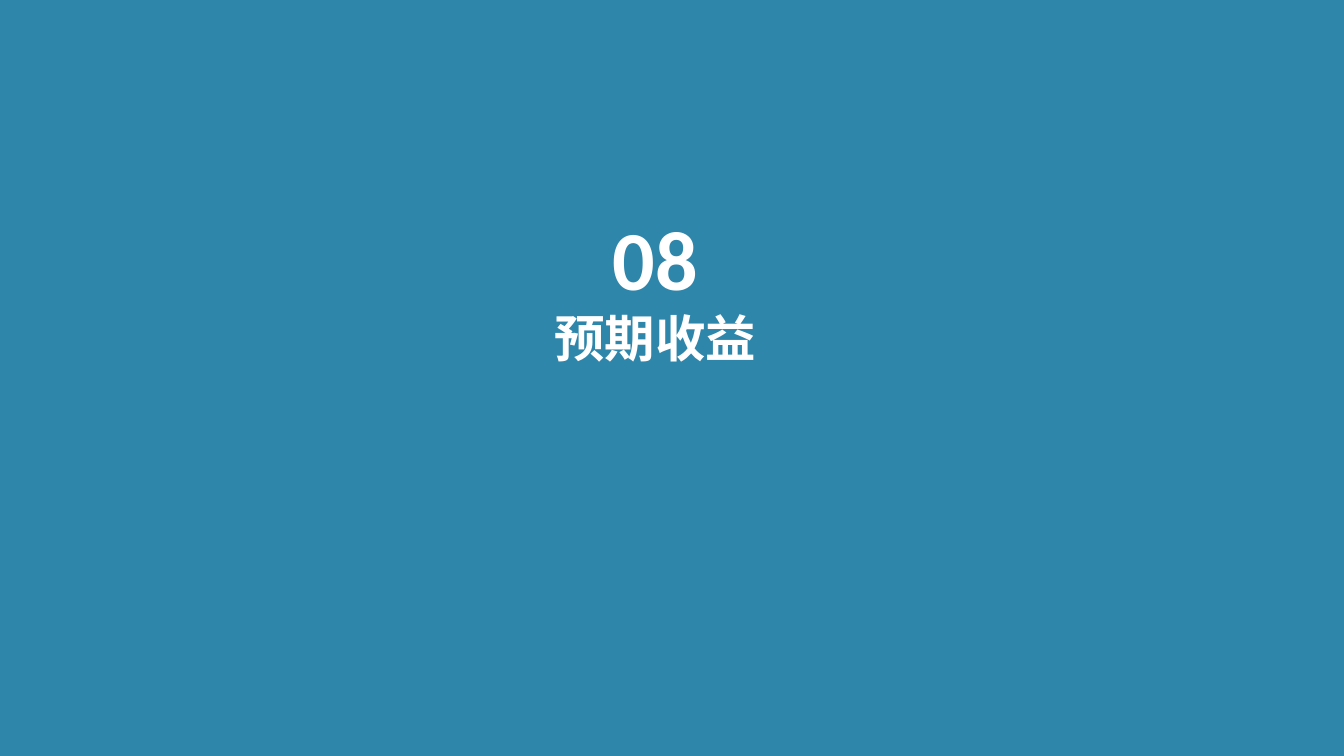
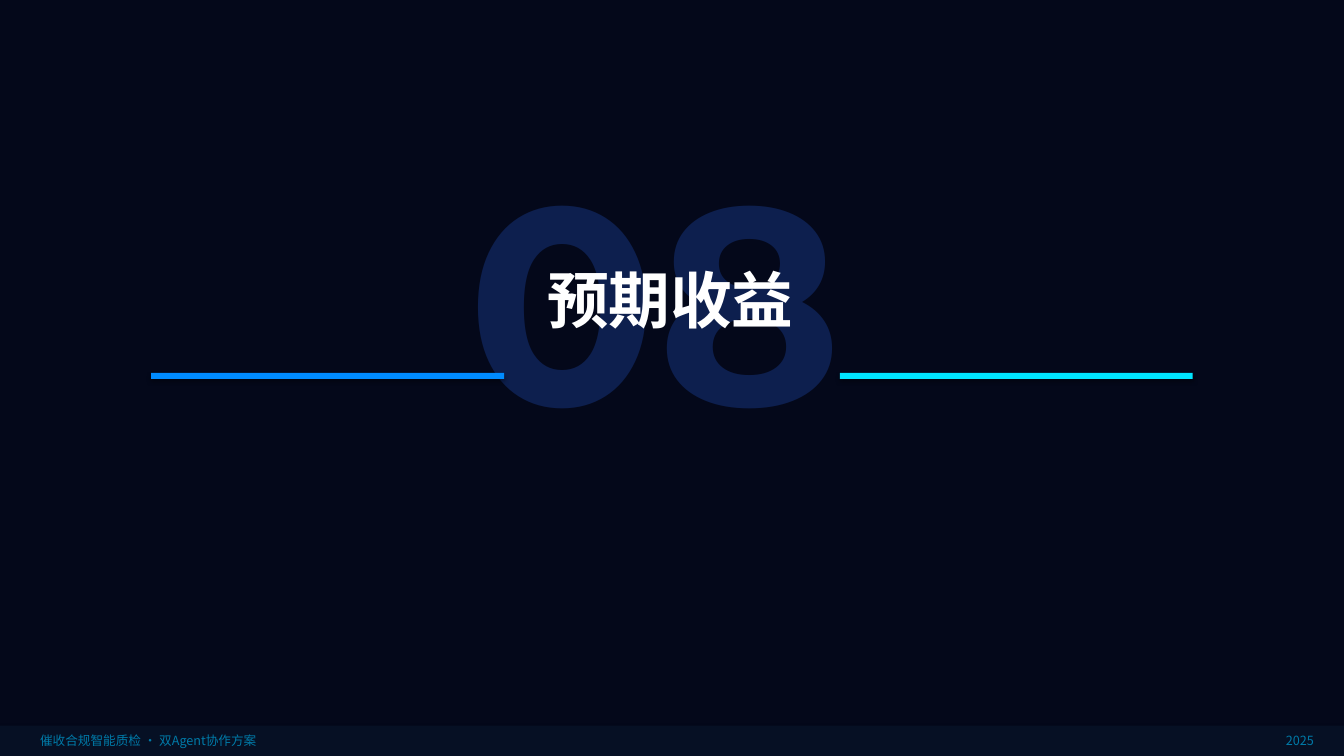
Before and after one commit to pengzhong200722-hue/DocBabel, a slide deck: slide 23 of docs/催收合规智能质检方案_双Agent协作体系.pptx. Drawn at 1344x756 pixels with LibreOffice and Linux fonts; fonts in the diff are those of the drawing. Boxes give left, top, right and bottom in pixels: in the first picture for what was removed or moved away, otherwise in the second. Text is boxed around its words. In the diff, an @@ line names an element or a change of style, - is before the commit and + after.

```diff
--- a/docs/催收合规智能质检方案_双Agent协作体系.pptx
+++ b/docs/催收合规智能质检方案_双Agent协作体系.pptx
@@ background #2E86AB to #04081A @@
@@ text "08" moved from (x1=613, y1=232, x2=698, y2=291) to (x1=468, y1=206, x2=843, y2=408) @@
@@ text "08" at (x1=468, y1=206, x2=843, y2=408): size 60 to 200 pt, font Calibri to Montserrat, text colour #FFFFFF to #0D1F4E @@
@@ text "预期收益" moved from (x1=555, y1=314, x2=757, y2=362) to (x1=547, y1=260, x2=793, y2=339) @@
@@ text "预期收益" at (x1=547, y1=260, x2=793, y2=339): size 36 to 44 pt, font Calibri to Noto Sans CJK SC @@
@@ rectangle added at (x1=151, y1=373, x2=504, y2=379), fill #008BFF @@
@@ rectangle added at (x1=840, y1=373, x2=1193, y2=379), fill #00E5FF @@
@@ rectangle added at (x1=0, y1=726, x2=1344, y2=756), fill #061024 @@
@@ text added at (x1=40, y1=734, x2=256, y2=748), 9 pt, text #007AA8 @@
+催收合规智能质检 · 双Agent协作方案
@@ text added at (x1=1286, y1=735, x2=1314, y2=745), 9 pt, text #007AA8 @@
+2025
```
Also in this commit, not shown: 23 other slides changed, 1 slide added, 1 slide removed.
